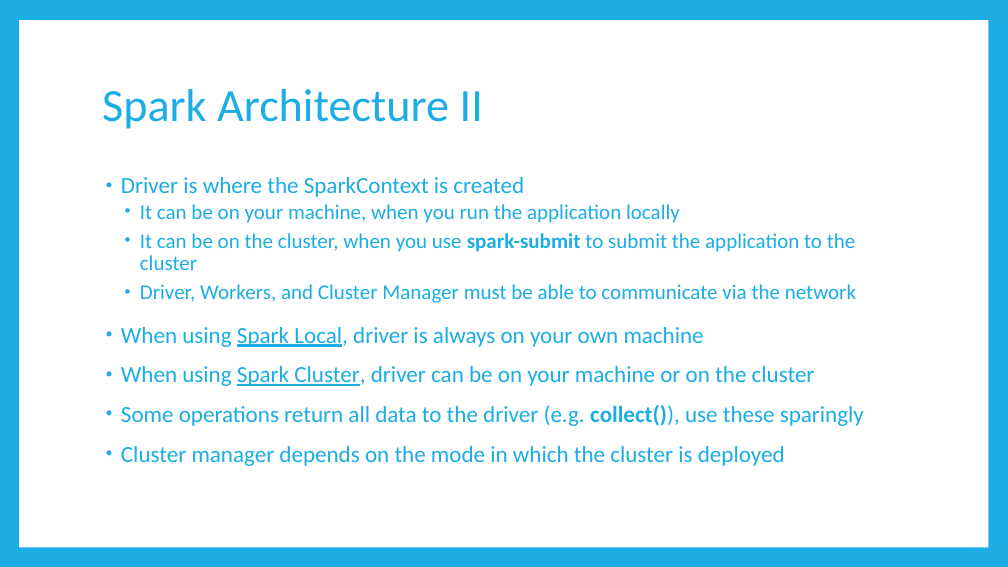
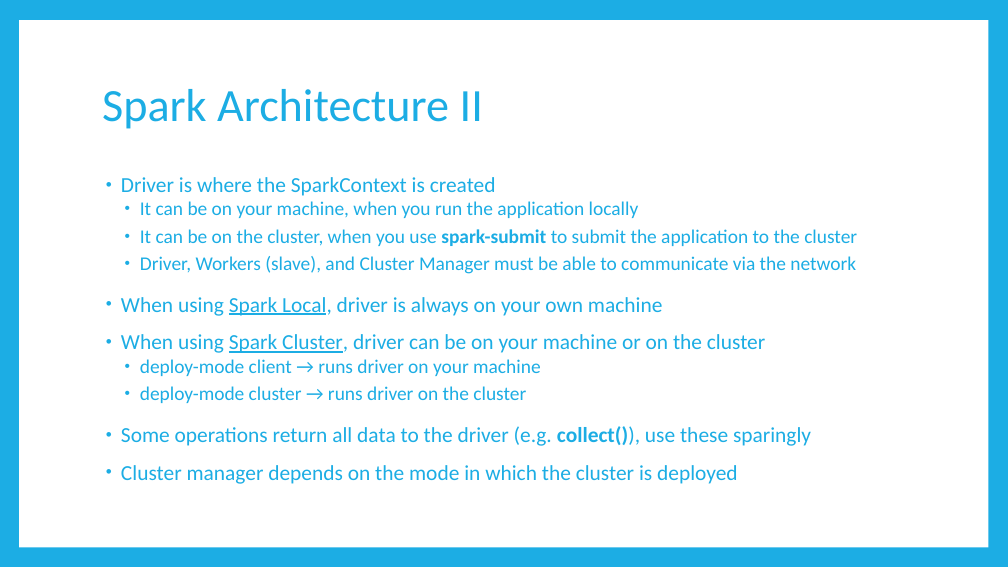
Before and after one commit to BrianSetz/spark-bootcamp, a slide deck: slide 5 of slides/Apache Spark Bootcamp.pptx. Drawn at 1008x567 pixels with LibreOffice and Linux fonts; fonts in the diff are those of the drawing. Boxes give left, top, right and bottom in pixels: in the first picture for what was removed or moved away, otherwise in the second. Text is boxed around its words. In the diff, an @@ line names an element or a change of style, - is before the commit and + after.

```diff
--- a/slides/Apache Spark Bootcamp.pptx
+++ b/slides/Apache Spark Bootcamp.pptx
@@ text at (121, 177, 857, 484): size 22 to 20.4 pt in "Driver is where the SparkContext is created", "When using Spark Local, driver is always ...", "When using Spark Cluster, driver can be ...", "Some operations return all data to the ..." and 1 more places; size 20 to 18.5 pt in "It can be on your machine, when ...", "It can be on the cluster, when ..." @@
@@ text at (140, 256, 856, 274): text changed; size 20 to 18.5 pt @@
-  • Driver, Workers, and Cluster Manager must be able to communicate via the network
+  • Driver, Workers (slave), and Cluster Manager must be able to communicate via the network
@@ text at (140, 359, 540, 403): paragraphs added @@
+  • deploy-mode client → runs driver on your machine
+  • deploy-mode cluster → runs driver on the cluster
```
Also in this commit, not shown: 8 other slides changed, 5 slides added, 2 other files.
